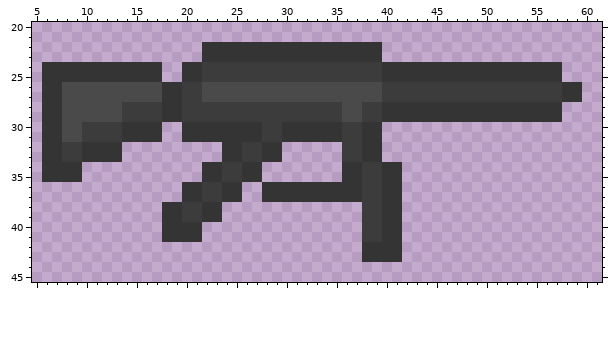
Pixel-art sprite, stored at Client/Images/rifle.png. Above is the file before it was changed.
The file is 64x64 pixels. Shown: x 5..61, y 20..45.
After the commit:
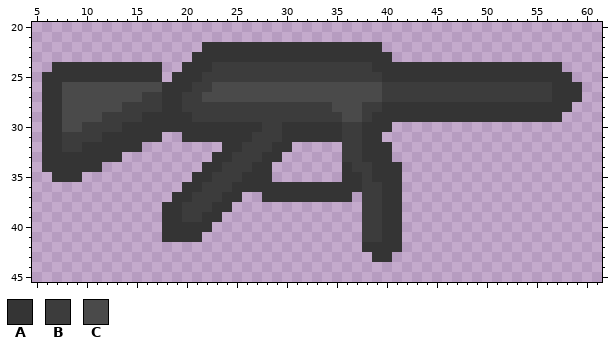
Palette (. is transparent): A #343434  B #3c3c3c  C #4a4a4a
Changes in this commit:
@@ x 5..61 @@
 22 .................AAAAAAAAAAAAAAAAAA......................
-23 .................AAAAAAAAAAAAAAAAAA......................
-24 .AAAAAAAAAAAA..AABBBBBBBBBBBBBBBBBBAAAAAAAAAAAAAAAAAA....
-25 .AAAAAAAAAAAA..AABBBBBBBBBBBBBBBBBBAAAAAAAAAAAAAAAAAA....
-26 .AACCCCCCCCCCAABBCCCCCCCCCCCCCCCCCCBBBBBBBBBBBBBBBBBBAA..
-27 .AACCCCCCCCCCAABBCCCCCCCCCCCCCCCCCCBBBBBBBBBBBBBBBBBBAA..
-28 .AACCCCCCBBBBAABBBBBBBBBBBBBBBBCCBBAAAAAAAAAAAAAAAAAA....
-29 .AACCCCCCBBBBAABBBBBBBBBBBBBBBBCCBBAAAAAAAAAAAAAAAAAA....
-30 .AACCBBBBAAAA..AAAAAAAABBAAAAAABBAA......................
-31 .AACCBBBBAAAA..AAAAAAAABBAAAAAABBAA......................
-32 .AABBAAAA..........AABBAA......BBAA......................
-33 .AABBAAAA..........AABBAA......BBAA......................
-34 .AAAA............AABBAA........AABBAA....................
-35 .AAAA............AABBAA........AABBAA....................
-36 ...............AABBAA..AAAAAAAAAABBAA....................
-37 ...............AABBAA..AAAAAAAAAABBAA....................
-38 .............AABBAA..............BBAA....................
+23 ................AAAAAAAAAAAAAAAAAAAA.....................
+24 ..AAAAAAAAAAA..AAABBBBBBBBBBBBBBBBAAAAAAAAAAAAAAAAAAA....
+25 .AAAAAAAAAAAA.AAABBBBBBBBBBBBBBBBBBAAAAAAAAAAAAAAAAAAA...
+26 .AACCCCCCCCCCAAABBCCCCCCCCCCCCCCCCCBBBBBBBBBBBBBBBBBAAA..
+27 .AACCCCCCCCBBAABBCCCCCCCCCCCCCCCCCCBBBBBBBBBBBBBBBBBAAA..
+28 .AACCCCCCBBBBAABBBBBBBBBBBBBBBCCCBBAAAAAAAAAAAAAAAAAAA...
+29 .AACCCCBBBBAAAAABBBBBBBBBBBBBBBCCBAAAAAAAAAAAAAAAAAAA....
+30 .AACCBBBBAAAAAAAAAAAAAABBAAAAAABBAAA.....................
+31 .AABBBBAAAAAA..AAAAAAABBBAAAAAABBAA......................
+32 .AABBAAAAAA........AABBBAA.....BBAAA.....................
+33 .AAAAAAAA.........AABBBAA......BBAAA.....................
+34 .AAAAAA..........AABBBAA.......ABBAAA....................
+35 ..AAA...........AABBBAAA.......AABAAA....................
+36 ...............AABBBAAAAAAAAAAAAABBAA....................
+37 ..............AABBBAA..AAAAAAAAA.BBAA....................
+38 .............AABBBAA.............BBAA....................
 39 .............AABBAA..............BBAA....................
-40 .............AAAA................BBAA....................
+40 .............AAAAA...............BBAA....................
 41 .............AAAA................BBAA....................
 42 .................................AAAA....................
-43 .................................AAAA....................
+43 ..................................AA.....................
 44 .........................................................
Pixel boxes of the changes (left, top, right, bottom) in both pictures:
changed: (42, 52, 292, 232)
changed: (332, 52, 392, 202)
changed: (552, 72, 572, 112)
erased: (362, 252, 402, 262)
